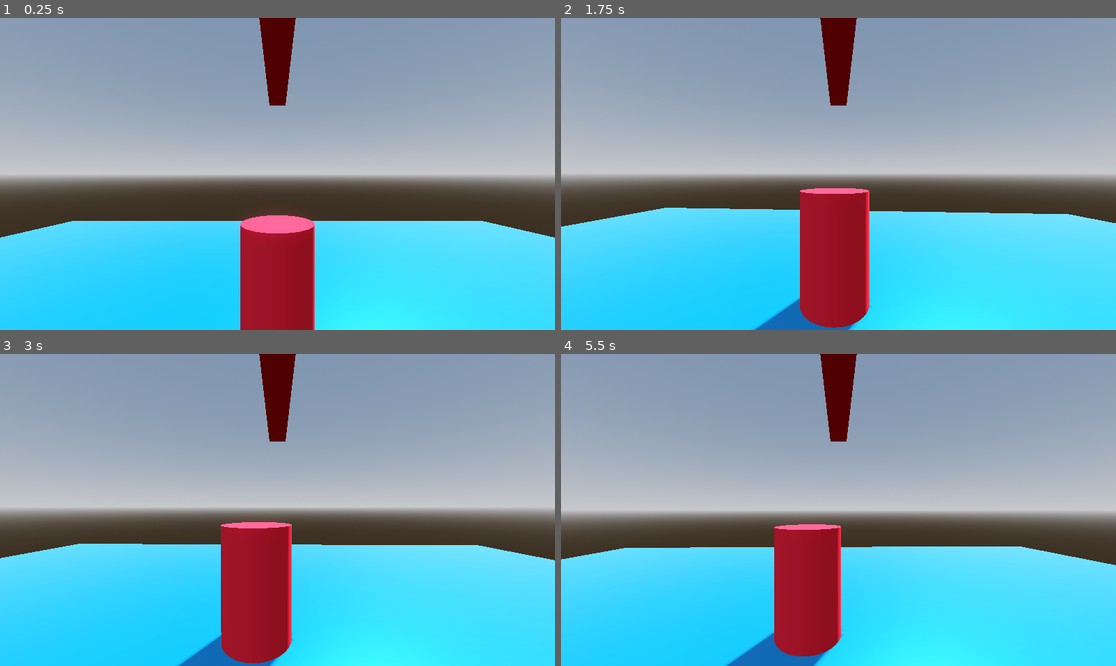
Above: before the commit, frames 1-4 (two rows, left to right).
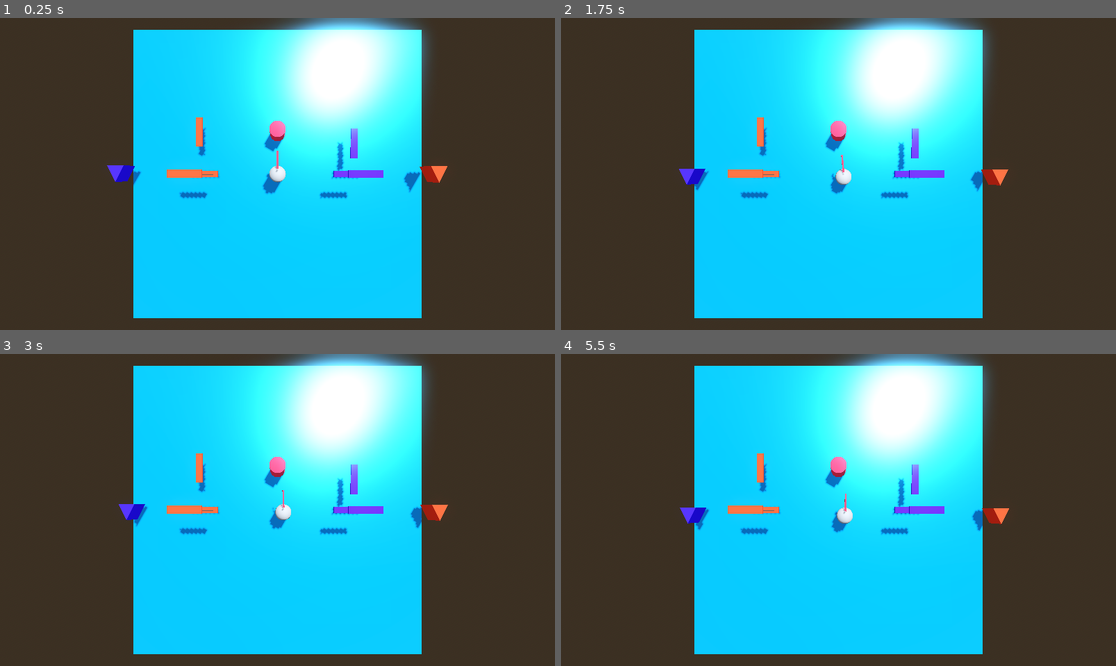
Above: after the commit, the same moments.

Repository: Charlie-Quin/Portals-
Game: Godot game, scene res://world.tscn
Same seed, same stepped clock (60 frames per second), same inputs: the game is played once before the commit and once after it.
Inputs (mouse positions are in pixels of both pictures, inside the frame that each line leads up to):
- Up to frame 1 (0.25 s): no input
- Up to frame 2 (1.75 s): move the mouse to (866, 174) at 0.52 s; tap A (a) at 0.6 s; tap Space (jump) at 0.77, 1.52 s; tap D (d) at 0.8, 1.35 s; move the mouse to (810, 174) at 1.27 s; tap S (s) at 1.55 s
- Up to frame 3 (3 s): move the mouse to (288, 503) at 2.02 s; tap S (s) at 2.1 s; tap W (w) at 2.3, 2.85 s; move the mouse to (271, 516) at 2.77 s
- Up to frame 4 (5.5 s): tap Space (jump) at 3.02, 3.77, 4.52 s; tap A (a) at 3.05, 3.6 s; move the mouse to (877, 513) at 3.52 s; tap D (d) at 3.8, 4.35 s; move the mouse to (794, 506) at 4.27 s; tap S (s) at 4.55, 5.1 s; move the mouse to (844, 510) at 5.02 s; tap W (w) at 5.3 s

The runs differ from the first frame. In frame 1, 93% of the frame differs, in the area x 0-100%, y 0-100%; in frame 2, 94%; in frame 3, 95%; in frame 4, 95%.

Commit message:
made it move the camera to the right spot ig

Diff:
--- a/player.gd
+++ b/player.gd
@@ -11,6 +11,7 @@
 var gravity = ProjectSettings.get_setting("physics/3d/default_gravity")
 
 func _ready():
+	Globals.player = self
 
 	Input.mouse_mode = Input.MOUSE_MODE_CAPTURED
 
--- a/portal.gd
+++ b/portal.gd
@@ -23,8 +23,12 @@
 		if not player:
 			return
 
-	var cameraOffset = stuff.global_position - player.global_position
+	var offsetToOtherPortal = - (stuff.position - targetPortal.stuff.position )
 
-	camera.global_position = targetPortal.stuff.global_position + cameraOffset
+	var cameraOffset = -(stuff.global_position - player.global_position)
+
+	camera.position =  cameraOffset + offsetToOtherPortal
+
+	print(camera.position)
 
 	pass
--- a/world.tscn
+++ b/world.tscn
@@ -148,6 +148,10 @@
 transform = Transform3D(1.85228, 0, 0, 0, 0.102374, 0, 0, 0, 0.416464, 0, 1.45174, 0)
 mesh = SubResource("BoxMesh_popph")
 
+[node name="MeshInstance3D3" type="MeshInstance3D" parent="portal1/SubViewport/stuff/frame"]
+transform = Transform3D(0.0117027, 0, -0.416456, 0, 0.102374, 0, 1.85224, 0, 0.00263122, 0, -0.58673, -2.6565)
+mesh = SubResource("BoxMesh_popph")
+
 [node name="MeshInstance3D2" type="MeshInstance3D" parent="portal1/SubViewport/stuff/frame"]
 transform = Transform3D(1.85228, 0, 0, 0, 0.102374, 0, 0, 0, 0.416464, 0, -1.402, 0)
 mesh = SubResource("BoxMesh_popph")
@@ -155,7 +159,7 @@
 [node name="portal2" type="Node3D" parent="." node_paths=PackedStringArray("targetPortal")]
 transform = Transform3D(1, 0, 0, 0, 1, 0, 0, 0, 1, 0.0401688, 1.90735e-06, -0.00457668)
 script = ExtResource("3_g7d16")
-targetPortal = NodePath("SubViewport/stuff/Camera3D/MeshInstance3D")
+targetPortal = NodePath("../portal1")
 
 [node name="SubViewport" type="SubViewport" parent="portal2"]
 size = Vector2i(720, 1080)
@@ -179,6 +183,10 @@
 
 [node name="MeshInstance3D" type="MeshInstance3D" parent="portal2/SubViewport/stuff/frame"]
 transform = Transform3D(1.85228, 0, 0, 0, 0.102374, 0, 0, 0, 0.416464, 0, 1.45174, 0)
+mesh = SubResource("BoxMesh_ijxrr")
+
+[node name="MeshInstance3D3" type="MeshInstance3D" parent="portal2/SubViewport/stuff/frame"]
+transform = Transform3D(-0.0230173, 0, -0.416432, 0, 0.102374, 0, 1.85214, 0, -0.00517517, 0, -0.187166, -1.88414)
 mesh = SubResource("BoxMesh_ijxrr")
 
 [node name="MeshInstance3D2" type="MeshInstance3D" parent="portal2/SubViewport/stuff/frame"]
@@ -219,3 +227,7 @@
 [node name="DirectionalLight3D" type="DirectionalLight3D" parent="enviroment"]
 transform = Transform3D(-0.866023, -0.433016, 0.250001, 0, 0.499998, 0.866027, -0.500003, 0.749999, -0.43301, 0, 0, 0)
 shadow_enabled = true
+
+[node name="Camera3D" type="Camera3D" parent="enviroment"]
+transform = Transform3D(1, 0, 0, 0, -4.37114e-08, 1, 0, -1, -4.37114e-08, 0, 12.3496, 0)
+current = true
